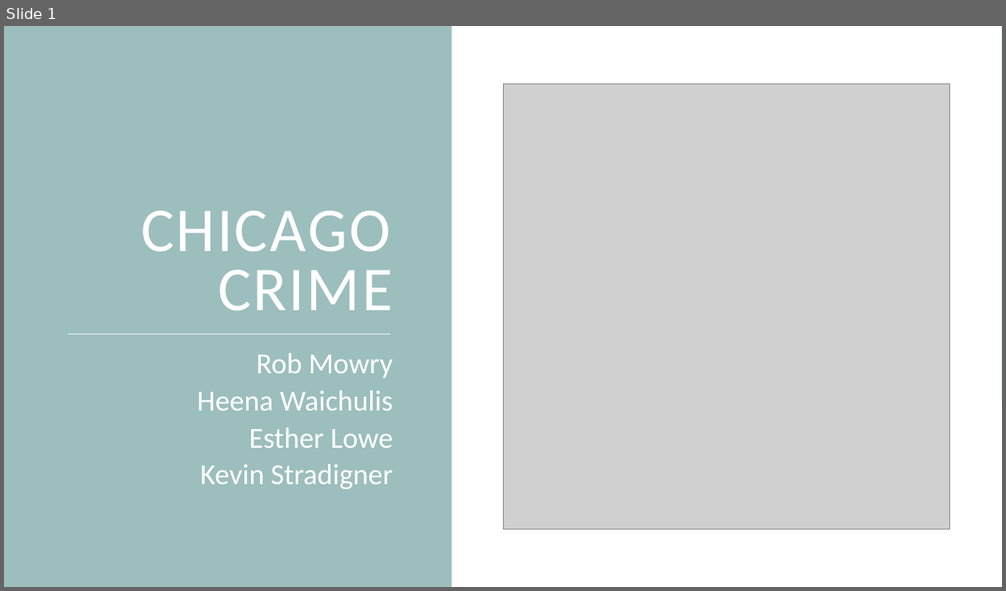
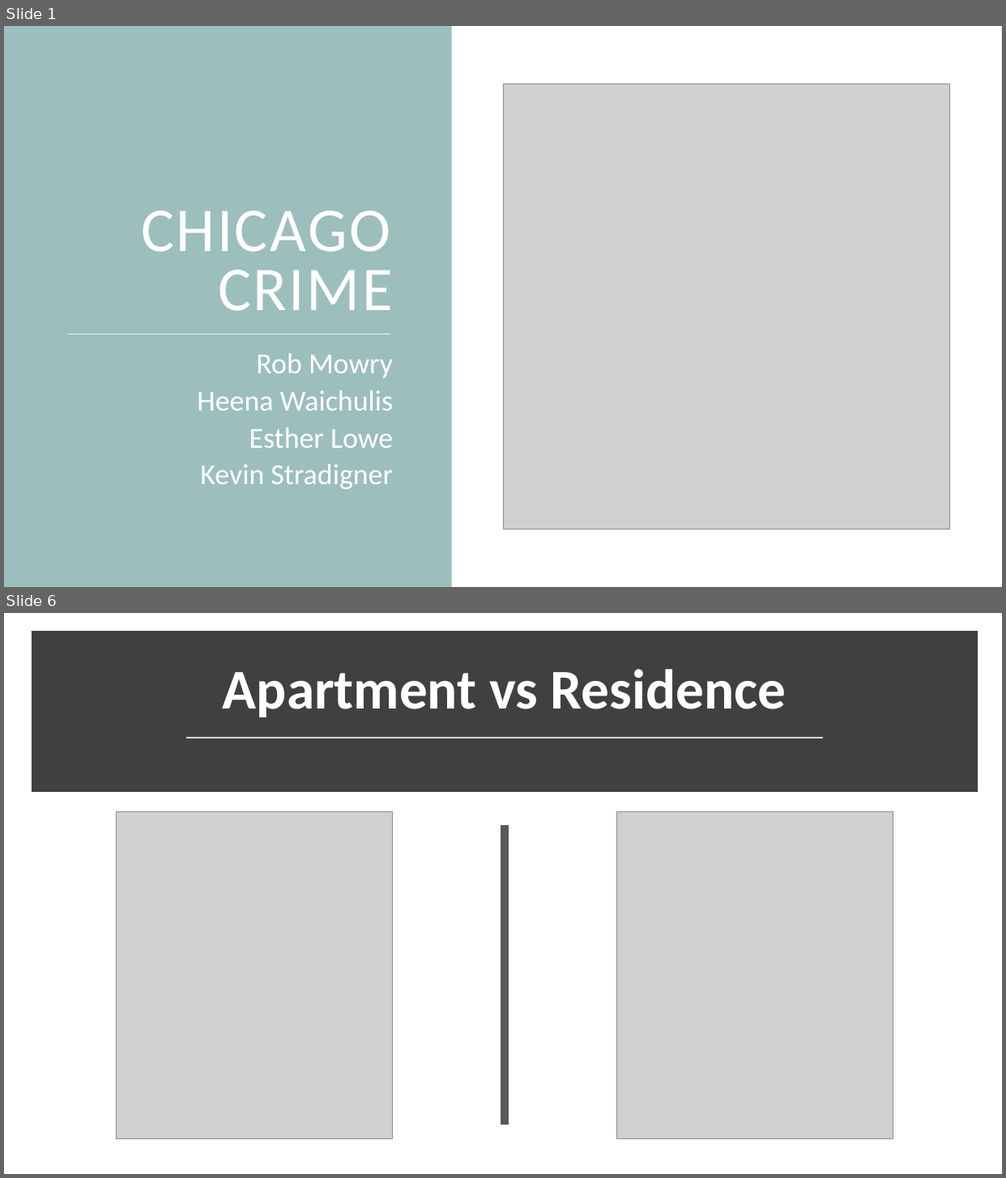
Before and after one commit to ELLowe/20190622_Group_1, a slide deck: MSWL_Chicago_Crime.pptx. Shown one above the other, each under a label of ours: slide 1 before the commit, slides 1 and 6 after it; the slides between them are not shown. The pictures are 1006x591 and 1006x1178 pixels, drawn with LibreOffice and Linux fonts; fonts in the diff are those of the drawing; grey boxes stand for pictures. Boxes give left, top, right and bottom in pixels: in the first picture for what was removed or moved away, otherwise in the second. Text is boxed around its words. In the diff, an @@ line names an element or a change of style, - is before the commit and + after.

```diff
--- a/MSWL_Chicago_Crime.pptx
+++ b/MSWL_Chicago_Crime.pptx
@@ slide 6 added at (4,613,1002,1174), background #FFFFFF @@
@@ rectangle added at (36,636,973,787), fill #404040, outline #404040 10 pt @@
@@ title added at (223,669,786,717), 54 pt, text #FFFFFF, bold @@
+Apartment vs Residence
@@ line added from (187, 737) to (823, 737), #D9D9D9 1.75 pt @@
@@ picture added at (117,811,393,1139) @@
@@ line added from (505, 825) to (505, 1125), #595959 8 pt @@
@@ picture added at (617,811,893,1139) @@
```
Also in this commit, not shown: 28 other slides added, 5 slides removed, 7 other files.
